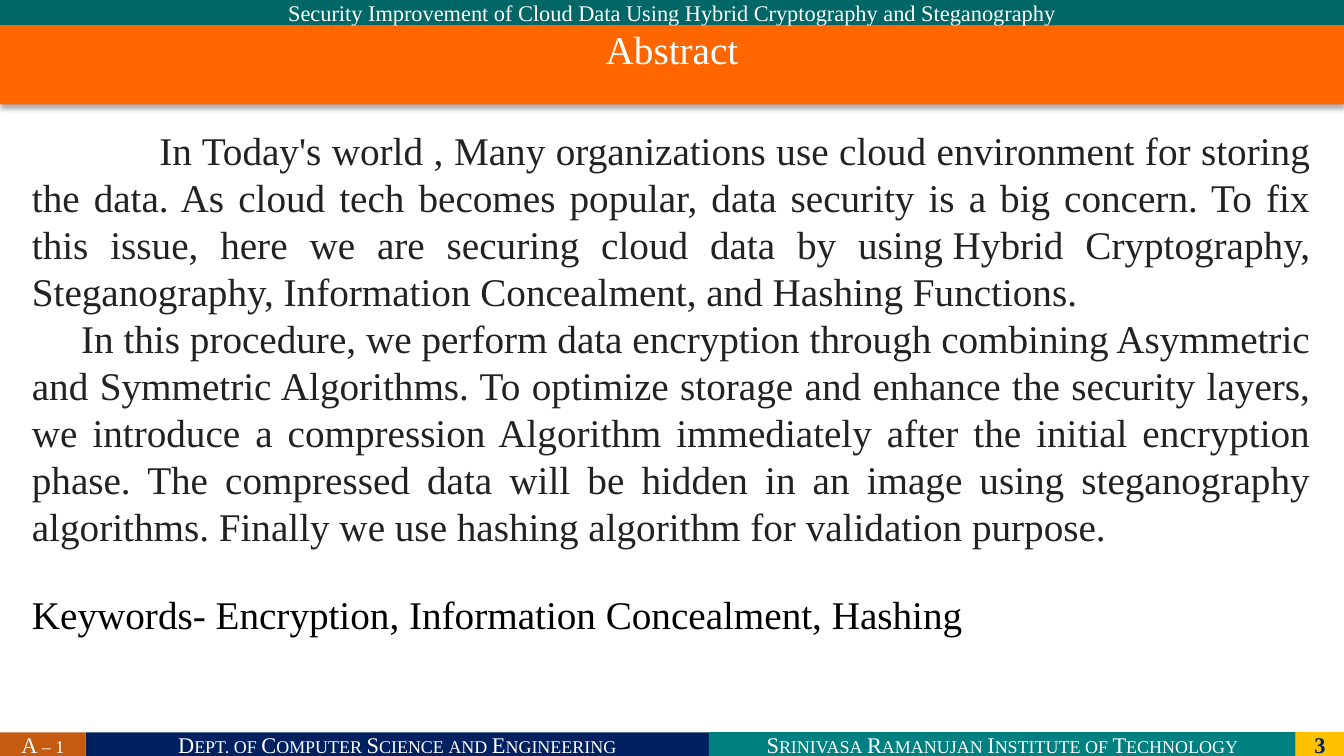
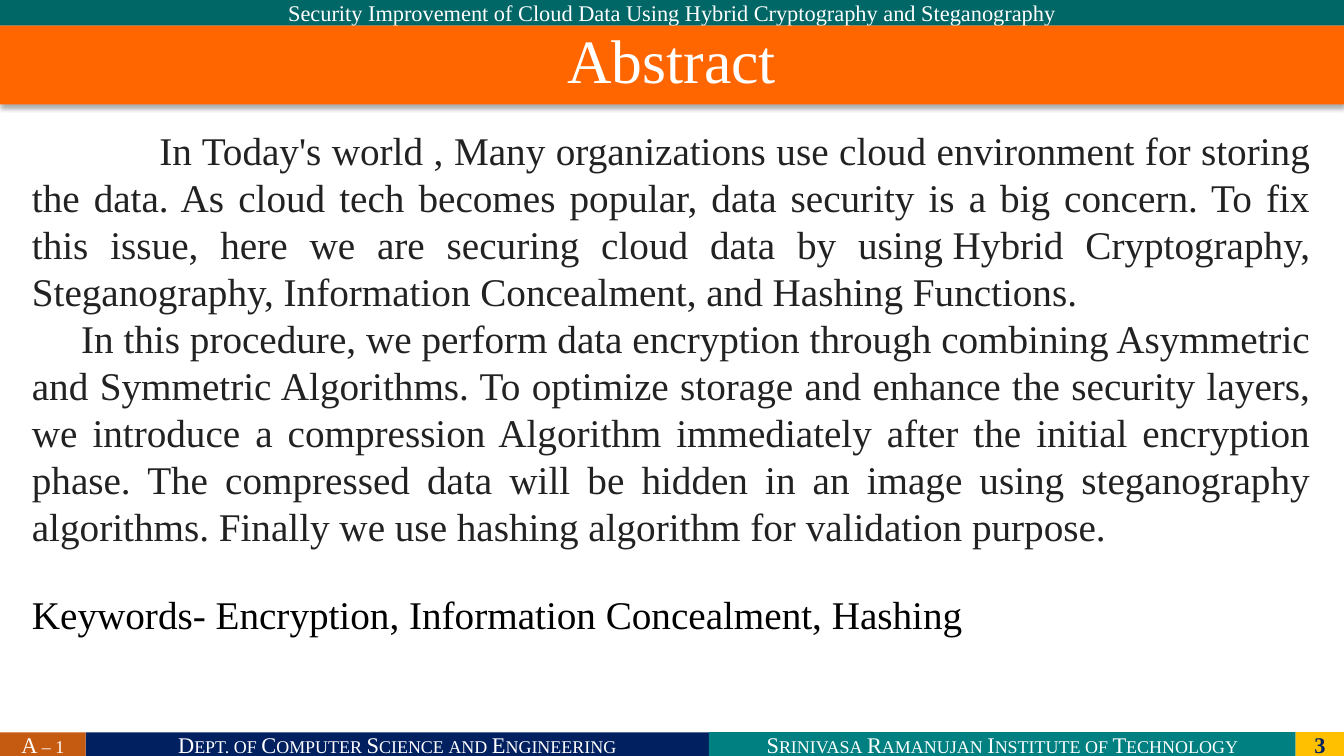
Before and after one commit to SRIT-CSE/SAFE-SHARING-ACESS-CONTROL-FOR-CLOUD-STORED-DATA, a slide deck: slide 3 of bhavana-522/Batch-A1-2024(2).pptx. Drawn at 1344x756 pixels with LibreOffice and Linux fonts; fonts in the diff are those of the drawing; background and template pictures are left out. Boxes give left, top, right and bottom in pixels: in the first picture for what was removed or moved away, otherwise in the second. Text is boxed around its words. In the diff, an @@ line names an element or a change of style, - is before the commit and + after.

```diff
--- a/bhavana-522/Batch-A1-2024(2).pptx
+++ b/bhavana-522/Batch-A1-2024(2).pptx
@@ title "Abstract" at (x1=0, y1=25, x2=1344, y2=104): size 28 to 44 pt @@
```
Also in this commit, not shown: 4 other slides changed.
